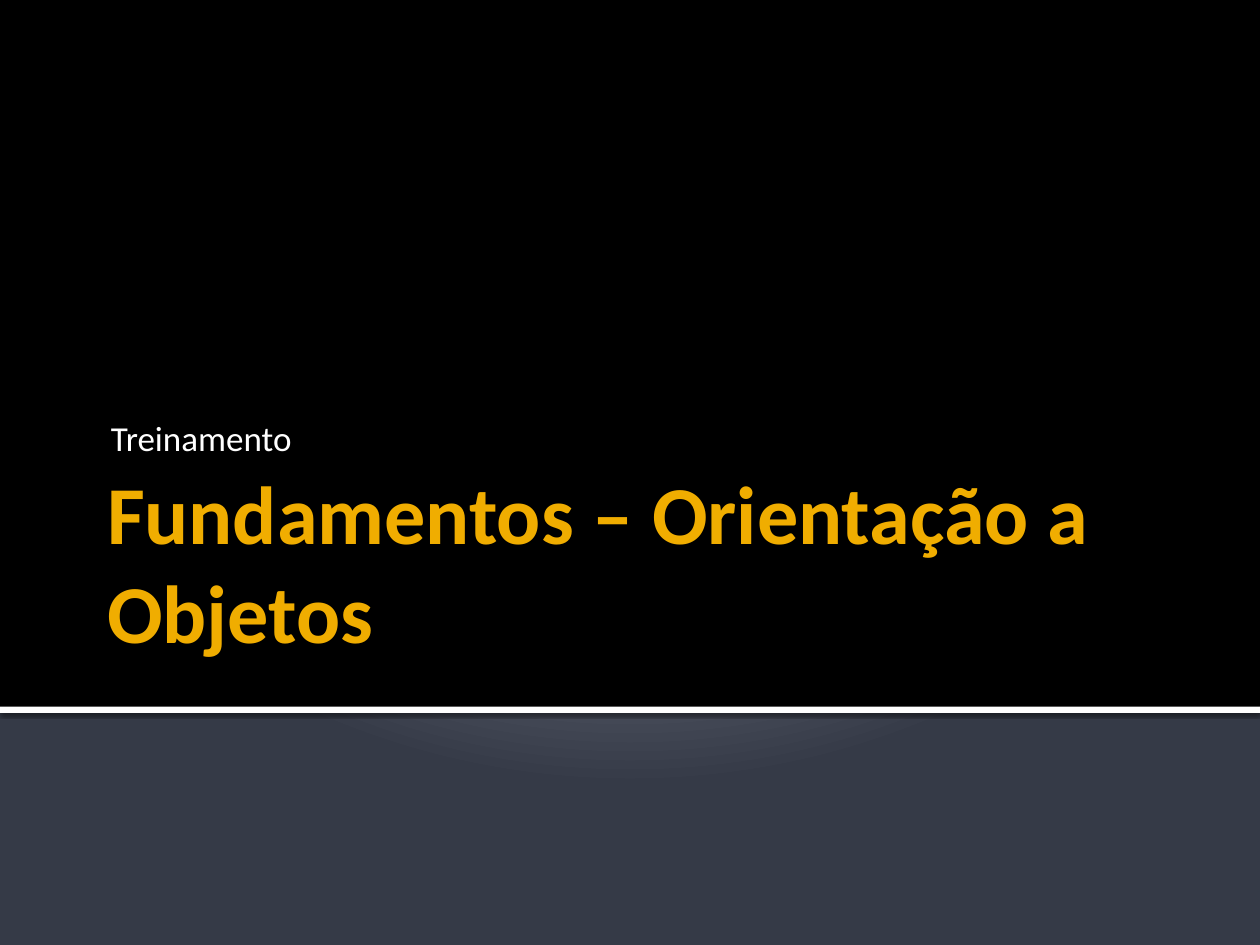
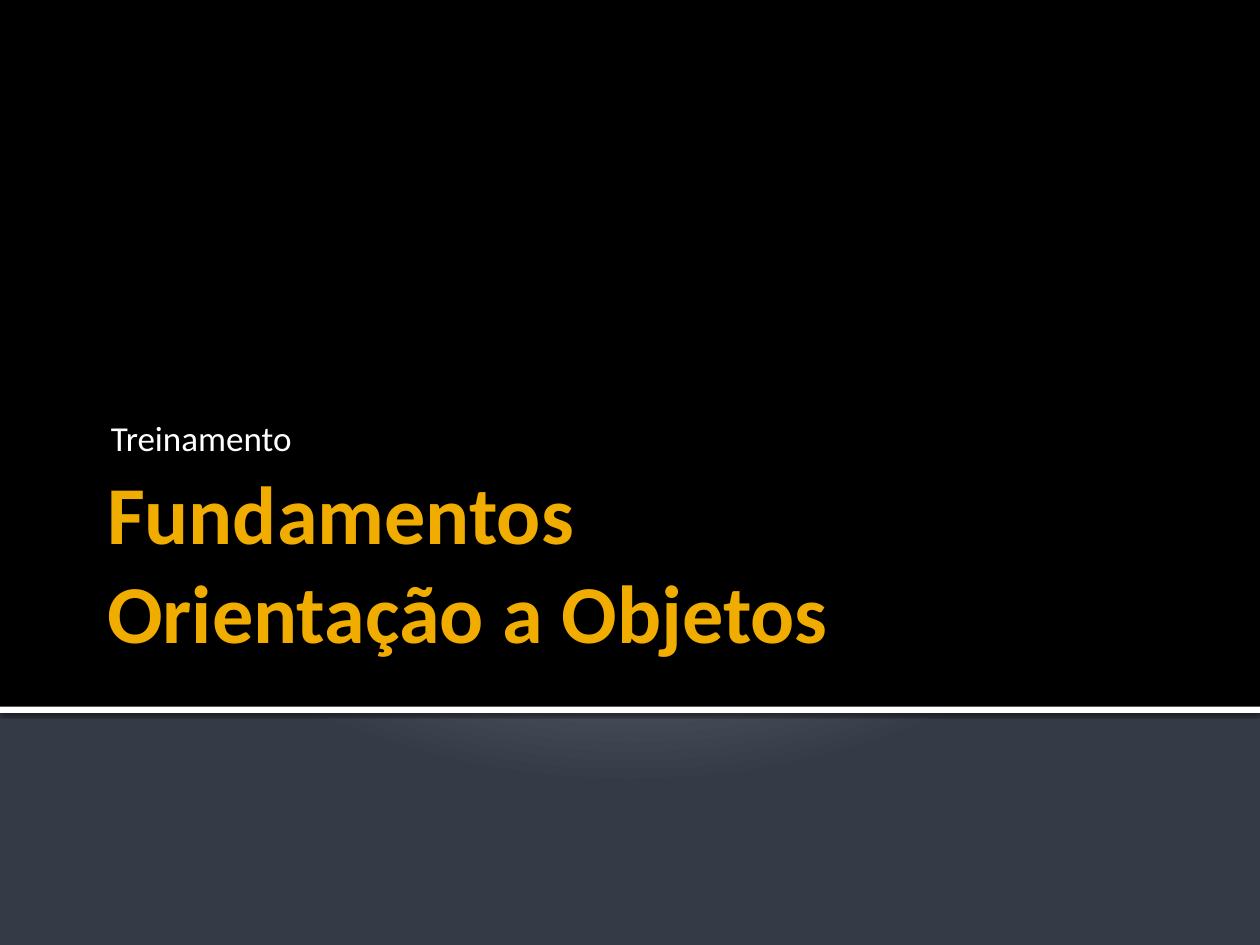
Before and after one commit to filosofisto/cpb-treinamento, a slide deck: slide 1 of Fundamentos/Fundamentos - Orientacao Objetos.pptx. Drawn at 1260x945 pixels with LibreOffice and Linux fonts; fonts in the diff are those of the drawing. Boxes give left, top, right and bottom in pixels: in the first picture for what was removed or moved away, otherwise in the second. Text is boxed around its words. In the diff, an @@ line names an element or a change of style, - is before the commit and + after.

```diff
--- a/Fundamentos/Fundamentos - Orientacao Objetos.pptx
+++ b/Fundamentos/Fundamentos - Orientacao Objetos.pptx
@@ title at (107,486,828,657): text changed @@
-Fundamentos – Orientação a Objetos
+Fundamentos
+Orientação a Objetos
```
Also in this commit, not shown: 1 other slide changed, 4 slides added, 1 other file.
